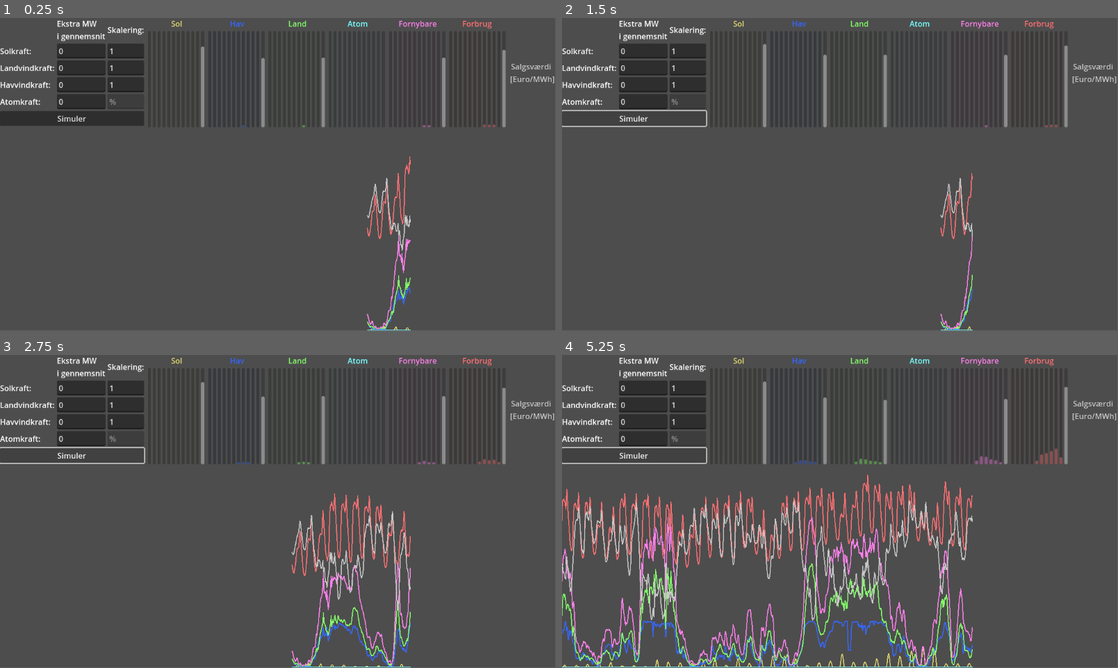
Above: before the commit, frames 1-4 (two rows, left to right).
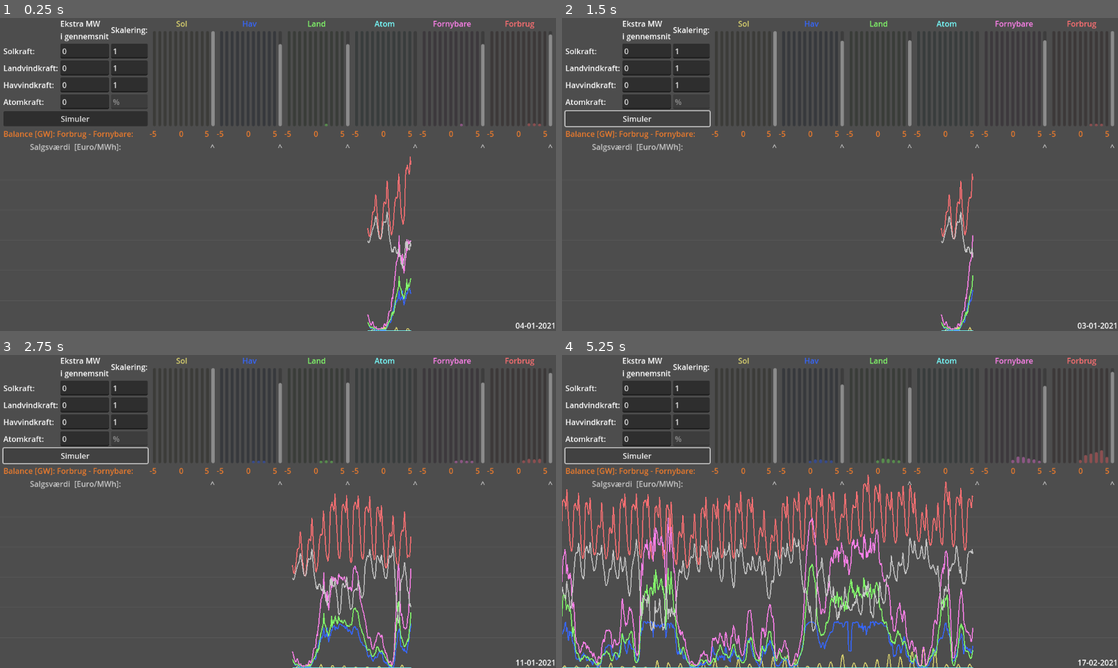
Above: after the commit, the same moments.

Repository: YaLilDuckBoi/energisimulergit
Game: Godot game, scene res://world.tscn
Two runs of this game, one before a commit and one after it. Both use one fixed random seed, a clock stepped at 60 frames per second and the inputs below.
Inputs:
- Up to frame 1 (0.25 s): no input
- Up to frame 2 (1.5 s): click "Simuler" at 0.5 s; click "Simuler" at 1.25 s
- Up to frame 3 (2.75 s): click "Simuler" at 2 s
- Up to frame 4 (5.25 s): no input
In our replay, the window is 799x449 before the commit and 800x450 after it. These sizes can differ from the game's own. Grey fills any space a smaller window leaves; there, only what the larger window draws over its background counts as a difference.

The runs differ from the first frame. In frame 1, 5.4% of the frame differs, in the area x 0-100%, y 0-100%; in frame 2, 5.3%; in frame 3, 7.7%; in frame 4, 15%.

Commit message:
Tooltip giver info om værdi
Alt virker ret godt :)

Diff:
--- a/AtomBars.gd
+++ b/AtomBars.gd
@@ -47,6 +47,7 @@
 		akkumuleretMWh += DataTilAkkumulering
 		akkumuleretSalg += DataTilAkkumulering * World.SimPris[n].y
 		BarSalg.value = akkumuleretSalg / akkumuleretMWh
+		BarSalg.tooltip_text =  "Salgssum: " + String.num(akkumuleretSalg*1e-9,3) + " milliarder Euro\n" + "Produceret: " + String.num(akkumuleretMWh*1e-6,3) + " TWh\n"  + "Gennemsnitssalgsværdi: " + String.num(BarSalg.value,2) + " Euro/MWh\n"
 		DataTilAkkumulering *= 1e-6  # fra MWh Til TWh
 		var Balance : float = (World.SimForbrug[n].y - World.SimFornybar[n].y)
 		if  Balance < -4500.0:
--- a/ForbrugBars.gd
+++ b/ForbrugBars.gd
@@ -47,6 +47,7 @@
 		akkumuleretMWh += DataTilAkkumulering
 		akkumuleretSalg += DataTilAkkumulering * World.SimPris[n].y
 		BarSalg.value = akkumuleretSalg / akkumuleretMWh
+		BarSalg.tooltip_text =  "Salgssum: " + String.num(akkumuleretSalg*1e-9,3) + " milliarder Euro\n" + "Produceret: " + String.num(akkumuleretMWh*1e-6,3) + " TWh\n"  + "Gennemsnitssalgsværdi: " + String.num(BarSalg.value,2) + " Euro/MWh\n"
 		DataTilAkkumulering *= 1e-6  # fra MWh Til TWh
 		var Balance : float = (World.SimForbrug[n].y - World.SimFornybar[n].y)
 		if  Balance < -4500.0:
--- a/FornybareBars.gd
+++ b/FornybareBars.gd
@@ -47,6 +47,7 @@
 		akkumuleretMWh += DataTilAkkumulering
 		akkumuleretSalg += DataTilAkkumulering * World.SimPris[n].y
 		BarSalg.value = akkumuleretSalg / akkumuleretMWh
+		BarSalg.tooltip_text =  "Salgssum: " + String.num(akkumuleretSalg*1e-9,3) + " milliarder Euro\n" + "Produceret: " + String.num(akkumuleretMWh*1e-6,3) + " TWh\n"  + "Gennemsnitssalgsværdi: " + String.num(BarSalg.value,2) + " Euro/MWh\n"
 		DataTilAkkumulering *= 1e-6  # fra MWh Til TWh
 		var Balance : float = (World.SimForbrug[n].y - World.SimFornybar[n].y)
 		if  Balance < -4500.0:
--- a/Gs.gd
+++ b/Gs.gd
@@ -4,8 +4,8 @@
 const effektivHavMW : float = 822.4086
 const effektivLandMW : float = 1013.1
 
-const maxBarTWh = 10.0
-const maxBarPrise = 150.0
+const maxBarTWh = 12.5
+const maxBarPrise = 125.0
 
 
 var EkstraSolMW : float = 0
--- a/HavBars.gd
+++ b/HavBars.gd
@@ -47,6 +47,7 @@
 		akkumuleretMWh += DataTilAkkumulering
 		akkumuleretSalg += DataTilAkkumulering * World.SimPris[n].y
 		BarSalg.value = akkumuleretSalg / akkumuleretMWh
+		BarSalg.tooltip_text =  "Salgssum: " + String.num(akkumuleretSalg*1e-9,3) + " milliarder Euro\n" + "Produceret: " + String.num(akkumuleretMWh*1e-6,3) + " TWh\n"  + "Gennemsnitssalgsværdi: " + String.num(BarSalg.value,2) + " Euro/MWh\n"
 		DataTilAkkumulering *= 1e-6  # fra MWh Til TWh
 		var Balance : float = (World.SimForbrug[n].y - World.SimFornybar[n].y)
 		if  Balance < -4500.0:
--- a/LandBars.gd
+++ b/LandBars.gd
@@ -47,6 +47,7 @@
 		akkumuleretMWh += DataTilAkkumulering
 		akkumuleretSalg += DataTilAkkumulering * World.SimPris[n].y
 		BarSalg.value = akkumuleretSalg / akkumuleretMWh
+		BarSalg.tooltip_text =  "Salgssum: " + String.num(akkumuleretSalg*1e-9,3) + " milliarder Euro\n" + "Produceret: " + String.num(akkumuleretMWh*1e-6,3) + " TWh\n"  + "Gennemsnitssalgsværdi: " + String.num(BarSalg.value,2) + " Euro/MWh\n"
 		DataTilAkkumulering *= 1e-6  # fra MWh Til TWh
 		var Balance : float = (World.SimForbrug[n].y - World.SimFornybar[n].y)
 		if  Balance < -4500.0:
--- a/SolBars.gd
+++ b/SolBars.gd
@@ -47,6 +47,7 @@
 		akkumuleretMWh += DataTilAkkumulering
 		akkumuleretSalg += DataTilAkkumulering * World.SimPris[n].y
 		BarSalg.value = akkumuleretSalg / akkumuleretMWh
+		BarSalg.tooltip_text =  "Salgssum: " + String.num(akkumuleretSalg*1e-9,3) + " milliarder Euro\n" + "Produceret: " + String.num(akkumuleretMWh*1e-6,3) + " TWh\n"  + "Gennemsnitssalgsværdi: " + String.num(BarSalg.value,2) + " Euro/MWh\n"
 		DataTilAkkumulering *= 1e-6  # fra MWh Til TWh
 		var Balance : float = (World.SimForbrug[n].y - World.SimFornybar[n].y)
 		if  Balance < -4500.0:
--- a/project.godot
+++ b/project.godot
@@ -18,3 +18,7 @@
 [autoload]
 
 Gs="*res://Gs.gd"
+
+[display]
+
+window/stretch/mode="viewport"
--- a/world.gd
+++ b/world.gd
@@ -1,7 +1,7 @@
 extends Node2D
 
 const skalerMW = -1.0/16.0
-const skalerPris = -2.0
+const skalerPris = -1.0/16.0 * 25
 
 
 var n: int = 0;
@@ -65,10 +65,10 @@
 			SimPris.append(Vector2(float(n), tmppris))
 			SkaleretSimPris.append(Vector2(float(n), skalerPris  * tmppris))
 			$Pris.points = SkaleretSimPris
+			$CanvasLayer/Dato.text = Gs.Datoer[n]
 
 			n += 1
 	$Camera2D.position.x = min(float(Gs.ProdSol.size()),float(n)+300.0)
-
 
 
 
--- a/world.tscn
+++ b/world.tscn
@@ -22,6 +22,10 @@
 size_flags_horizontal = 3
 size_flags_vertical = 3
 
+[node name="MarginContainer2" type="MarginContainer" parent="CanvasLayer/HBoxContainer"]
+custom_minimum_size = Vector2(3, 0)
+layout_mode = 2
+
 [node name="VBoxContainer" type="VBoxContainer" parent="CanvasLayer/HBoxContainer"]
 layout_mode = 2
 
@@ -32,12 +36,22 @@
 layout_mode = 2
 text = "Simuler"
 
+[node name="Label" type="Label" parent="CanvasLayer/HBoxContainer/VBoxContainer"]
+modulate = Color(0.921569, 0.482353, 0.176471, 1)
+layout_mode = 2
+text = "Balance [GW]: Forbrug - Fornybare:"
+
+[node name="Label7" type="Label" parent="CanvasLayer/HBoxContainer/VBoxContainer"]
+modulate = Color(0.780392, 0.780392, 0.780392, 1)
+layout_mode = 2
+size_flags_vertical = 6
+text = "Salgsværdi  [Euro/MWh]:"
+horizontal_alignment = 1
+vertical_alignment = 1
+
 [node name="HBoxContainer" type="HBoxContainer" parent="CanvasLayer/HBoxContainer"]
 layout_mode = 2
 size_flags_horizontal = 3
-
-[node name="Panel" type="Panel" parent="CanvasLayer/HBoxContainer/HBoxContainer"]
-layout_mode = 2
 
 [node name="SolBars" type="VBoxContainer" parent="CanvasLayer/HBoxContainer/HBoxContainer"]
 layout_mode = 2
@@ -55,6 +69,10 @@
 layout_mode = 2
 size_flags_vertical = 3
 
+[node name="MarginContainer" type="MarginContainer" parent="CanvasLayer/HBoxContainer/HBoxContainer/SolBars/HBoxContainer"]
+custom_minimum_size = Vector2(3, 0)
+layout_mode = 2
+
 [node name="TWhBar" type="ProgressBar" parent="CanvasLayer/HBoxContainer/HBoxContainer/SolBars/HBoxContainer"]
 modulate = Color(0.854902, 0.823529, 0.431373, 1)
 custom_minimum_size = Vector2(6, 0)
@@ -187,8 +205,43 @@
 fill_mode = 3
 show_percentage = false
 
-[node name="Panel" type="Panel" parent="CanvasLayer/HBoxContainer/HBoxContainer/SolBars/HBoxContainer"]
-layout_mode = 2
+[node name="HBoxAxisLbls" type="HBoxContainer" parent="CanvasLayer/HBoxContainer/HBoxContainer/SolBars"]
+layout_mode = 2
+
+[node name="Label2" type="Label" parent="CanvasLayer/HBoxContainer/HBoxContainer/SolBars/HBoxAxisLbls"]
+modulate = Color(0.921569, 0.482353, 0.176471, 1)
+layout_mode = 2
+size_flags_horizontal = 2
+text = "-5"
+
+[node name="MarginContainer2" type="MarginContainer" parent="CanvasLayer/HBoxContainer/HBoxContainer/SolBars/HBoxAxisLbls"]
+custom_minimum_size = Vector2(4, 0)
+layout_mode = 2
+
+[node name="Label3" type="Label" parent="CanvasLayer/HBoxContainer/HBoxContainer/SolBars/HBoxAxisLbls"]
+modulate = Color(0.921569, 0.482353, 0.176471, 1)
+layout_mode = 2
+size_flags_horizontal = 6
+text = "0"
+horizontal_alignment = 1
+
+[node name="Label4" type="Label" parent="CanvasLayer/HBoxContainer/HBoxContainer/SolBars/HBoxAxisLbls"]
+modulate = Color(0.921569, 0.482353, 0.176471, 1)
+layout_mode = 2
+size_flags_horizontal = 10
+text = "5
+"
+horizontal_alignment = 2
+
+[node name="MarginContainer" type="MarginContainer" parent="CanvasLayer/HBoxContainer/HBoxContainer/SolBars/HBoxAxisLbls"]
+custom_minimum_size = Vector2(6, 0)
+layout_mode = 2
+
+[node name="Label2" type="Label" parent="CanvasLayer/HBoxContainer/HBoxContainer/SolBars"]
+modulate = Color(0.780392, 0.780392, 0.780392, 1)
+layout_mode = 2
+text = "^"
+horizontal_alignment = 2
 
 [node name="HavBars" type="VBoxContainer" parent="CanvasLayer/HBoxContainer/HBoxContainer"]
 layout_mode = 2
@@ -206,6 +259,10 @@
 layout_mode = 2
 size_flags_vertical = 3
 
+[node name="MarginContainer" type="MarginContainer" parent="CanvasLayer/HBoxContainer/HBoxContainer/HavBars/HBoxContainer"]
+custom_minimum_size = Vector2(3, 0)
+layout_mode = 2
+
 [node name="TWhBar" type="ProgressBar" parent="CanvasLayer/HBoxContainer/HBoxContainer/HavBars/HBoxContainer"]
 modulate = Color(0.211765, 0.403922, 1, 1)
 custom_minimum_size = Vector2(6, 0)
@@ -338,8 +395,43 @@
 fill_mode = 3
 show_percentage = false
 
-[node name="Panel" type="Panel" parent="CanvasLayer/HBoxContainer/HBoxContainer/HavBars/HBoxContainer"]
-layout_mode = 2
+[node name="HBoxAxisLbls" type="HBoxContainer" parent="CanvasLayer/HBoxContainer/HBoxContainer/HavBars"]
+layout_mode = 2
+
+[node name="Label2" type="Label" parent="CanvasLayer/HBoxContainer/HBoxContainer/HavBars/HBoxAxisLbls"]
+modulate = Color(0.921569, 0.482353, 0.176471, 1)
+layout_mode = 2
+size_flags_horizontal = 2
+text = "-5"
+
+[node name="MarginContainer2" type="MarginContainer" parent="CanvasLayer/HBoxContainer/HBoxContainer/HavBars/HBoxAxisLbls"]
+custom_minimum_size = Vector2(4, 0)
+layout_mode = 2
+
+[node name="Label3" type="Label" parent="CanvasLayer/HBoxContainer/HBoxContainer/HavBars/HBoxAxisLbls"]
+modulate = Color(0.921569, 0.482353, 0.176471, 1)
+layout_mode = 2
+size_flags_horizontal = 6
+text = "0"
+horizontal_alignment = 1
+
+[node name="Label4" type="Label" parent="CanvasLayer/HBoxContainer/HBoxContainer/HavBars/HBoxAxisLbls"]
+modulate = Color(0.921569, 0.482353, 0.176471, 1)
+layout_mode = 2
+size_flags_horizontal = 10
+text = "5
+"
+horizontal_alignment = 2
+
+[node name="MarginContainer" type="MarginContainer" parent="CanvasLayer/HBoxContainer/HBoxContainer/HavBars/HBoxAxisLbls"]
+custom_minimum_size = Vector2(6, 0)
+layout_mode = 2
+
+[node name="Label3" type="Label" parent="CanvasLayer/HBoxContainer/HBoxContainer/HavBars"]
+modulate = Color(0.780392, 0.780392, 0.780392, 1)
+layout_mode = 2
+text = "^"
+horizontal_alignment = 2
 
 [node name="LandBars" type="VBoxContainer" parent="CanvasLayer/HBoxContainer/HBoxContainer"]
 layout_mode = 2
@@ -357,6 +449,10 @@
 layout_mode = 2
 size_flags_vertical = 3
 
+[node name="MarginContainer" type="MarginContainer" parent="CanvasLayer/HBoxContainer/HBoxContainer/LandBars/HBoxContainer"]
+custom_minimum_size = Vector2(3, 0)
+layout_mode = 2
+
 [node name="TWhBar" type="ProgressBar" parent="CanvasLayer/HBoxContainer/HBoxContainer/LandBars/HBoxContainer"]
 modulate = Color(0.517647, 1, 0.419608, 1)
 custom_minimum_size = Vector2(6, 0)
@@ -488,8 +584,43 @@
 fill_mode = 3
 show_percentage = false
 
-[node name="Panel" type="Panel" parent="CanvasLayer/HBoxContainer/HBoxContainer/LandBars/HBoxContainer"]
-layout_mode = 2
+[node name="HBoxAxisLbls" type="HBoxContainer" parent="CanvasLayer/HBoxContainer/HBoxContainer/LandBars"]
+layout_mode = 2
+
+[node name="Label2" type="Label" parent="CanvasLayer/HBoxContainer/HBoxContainer/LandBars/HBoxAxisLbls"]
+modulate = Color(0.921569, 0.482353, 0.176471, 1)
+layout_mode = 2
+size_flags_horizontal = 2
+text = "-5"
+
+[node name="MarginContainer2" type="MarginContainer" parent="CanvasLayer/HBoxContainer/HBoxContainer/LandBars/HBoxAxisLbls"]
+custom_minimum_size = Vector2(4, 0)
+layout_mode = 2
+
+[node name="Label3" type="Label" parent="CanvasLayer/HBoxContainer/HBoxContainer/LandBars/HBoxAxisLbls"]
+modulate = Color(0.921569, 0.482353, 0.176471, 1)
+layout_mode = 2
+size_flags_horizontal = 6
+text = "0"
+horizontal_alignment = 1
+
+[node name="Label4" type="Label" parent="CanvasLayer/HBoxContainer/HBoxContainer/LandBars/HBoxAxisLbls"]
+modulate = Color(0.921569, 0.482353, 0.176471, 1)
+layout_mode = 2
+size_flags_horizontal = 10
+text = "5
+"
+horizontal_alignment = 2
+
+[node name="MarginContainer" type="MarginContainer" parent="CanvasLayer/HBoxContainer/HBoxContainer/LandBars/HBoxAxisLbls"]
+custom_minimum_size = Vector2(6, 0)
+layout_mode = 2
+
+[node name="Label2" type="Label" parent="CanvasLayer/HBoxContainer/HBoxContainer/LandBars"]
+modulate = Color(0.780392, 0.780392, 0.780392, 1)
+layout_mode = 2
+text = "^"
+horizontal_alignment = 2
 
 [node name="AtomBars" type="VBoxContainer" parent="CanvasLayer/HBoxContainer/HBoxContainer"]
 layout_mode = 2
@@ -507,6 +638,10 @@
 layout_mode = 2
 size_flags_vertical = 3
 
+[node name="MarginContainer" type="MarginContainer" parent="CanvasLayer/HBoxContainer/HBoxContainer/AtomBars/HBoxContainer"]
+custom_minimum_size = Vector2(3, 0)
+layout_mode = 2
+
 [node name="TWhBar" type="ProgressBar" parent="CanvasLayer/HBoxContainer/HBoxContainer/AtomBars/HBoxContainer"]
 modulate = Color(0.470588, 1, 1, 1)
 custom_minimum_size = Vector2(6, 0)
@@ -638,8 +773,43 @@
 fill_mode = 3
 show_percentage = false
 
-[node name="Panel" type="Panel" parent="CanvasLayer/HBoxContainer/HBoxContainer/AtomBars/HBoxContainer"]
-layout_mode = 2
+[node name="HBoxAxisLbls" type="HBoxContainer" parent="CanvasLayer/HBoxContainer/HBoxContainer/AtomBars"]
+layout_mode = 2
+
+[node name="Label2" type="Label" parent="CanvasLayer/HBoxContainer/HBoxContainer/AtomBars/HBoxAxisLbls"]
+modulate = Color(0.921569, 0.482353, 0.176471, 1)
+layout_mode = 2
+size_flags_horizontal = 2
+text = "-5"
+
+[node name="MarginContainer2" type="MarginContainer" parent="CanvasLayer/HBoxContainer/HBoxContainer/AtomBars/HBoxAxisLbls"]
+custom_minimum_size = Vector2(4, 0)
+layout_mode = 2
+
+[node name="Label3" type="Label" parent="CanvasLayer/HBoxContainer/HBoxContainer/AtomBars/HBoxAxisLbls"]
+modulate = Color(0.921569, 0.482353, 0.176471, 1)
+layout_mode = 2
+size_flags_horizontal = 6
+text = "0"
+horizontal_alignment = 1
+
+[node name="Label4" type="Label" parent="CanvasLayer/HBoxContainer/HBoxContainer/AtomBars/HBoxAxisLbls"]
+modulate = Color(0.921569, 0.482353, 0.176471, 1)
+layout_mode = 2
+size_flags_horizontal = 10
+text = "5
+"
+horizontal_alignment = 2
+
+[node name="MarginContainer" type="MarginContainer" parent="CanvasLayer/HBoxContainer/HBoxContainer/AtomBars/HBoxAxisLbls"]
+custom_minimum_size = Vector2(6, 0)
+layout_mode = 2
+
+[node name="Label2" type="Label" parent="CanvasLayer/HBoxContainer/HBoxContainer/AtomBars"]
+modulate = Color(0.780392, 0.780392, 0.780392, 1)
+layout_mode = 2
+text = "^"
+horizontal_alignment = 2
 
 [node name="FornybareBars" type="VBoxContainer" parent="CanvasLayer/HBoxContainer/HBoxContainer"]
 layout_mode = 2
@@ -657,6 +827,10 @@
 layout_mode = 2
 size_flags_vertical = 3
 
+[node name="MarginContainer" type="MarginContainer" parent="CanvasLayer/HBoxContainer/HBoxContainer/FornybareBars/HBoxContainer"]
+custom_minimum_size = Vector2(3, 0)
+layout_mode = 2
+
 [node name="TWhBar" type="ProgressBar" parent="CanvasLayer/HBoxContainer/HBoxContainer/FornybareBars/HBoxContainer"]
 modulate = Color(1, 0.505882, 0.92549, 1)
 custom_minimum_size = Vector2(6, 0)
@@ -783,13 +957,49 @@
 layout_mode = 2
 size_flags_horizontal = 6
 size_flags_vertical = 3
-max_value = 120.0
-step = 0.0
-fill_mode = 3
-show_percentage = false
-
-[node name="Panel" type="Panel" parent="CanvasLayer/HBoxContainer/HBoxContainer/FornybareBars/HBoxContainer"]
-layout_mode = 2
+tooltip_text = "34535"
+max_value = 120.0
+step = 0.0
+fill_mode = 3
+show_percentage = false
+
+[node name="HBoxAxisLbls" type="HBoxContainer" parent="CanvasLayer/HBoxContainer/HBoxContainer/FornybareBars"]
+layout_mode = 2
+
+[node name="Label2" type="Label" parent="CanvasLayer/HBoxContainer/HBoxContainer/FornybareBars/HBoxAxisLbls"]
+modulate = Color(0.921569, 0.482353, 0.176471, 1)
+layout_mode = 2
+size_flags_horizontal = 2
+text = "-5"
+
+[node name="MarginContainer2" type="MarginContainer" parent="CanvasLayer/HBoxContainer/HBoxContainer/FornybareBars/HBoxAxisLbls"]
+custom_minimum_size = Vector2(4, 0)
+layout_mode = 2
+
+[node name="Label3" type="Label" parent="CanvasLayer/HBoxContainer/HBoxContainer/FornybareBars/HBoxAxisLbls"]
+modulate = Color(0.921569, 0.482353, 0.176471, 1)
+layout_mode = 2
+size_flags_horizontal = 6
+text = "0"
+horizontal_alignment = 1
+
+[node name="Label4" type="Label" parent="CanvasLayer/HBoxContainer/HBoxContainer/FornybareBars/HBoxAxisLbls"]
+modulate = Color(0.921569, 0.482353, 0.176471, 1)
+layout_mode = 2
+size_flags_horizontal = 10
+text = "5
+"
+horizontal_alignment = 2
+
+[node name="MarginContainer" type="MarginContainer" parent="CanvasLayer/HBoxContainer/HBoxContainer/FornybareBars/HBoxAxisLbls"]
+custom_minimum_size = Vector2(6, 0)
+layout_mode = 2
+
+[node name="Label2" type="Label" parent="CanvasLayer/HBoxContainer/HBoxContainer/FornybareBars"]
+modulate = Color(0.780392, 0.780392, 0.780392, 1)
+layout_mode = 2
+text = "^"
+horizontal_alignment = 2
 
 [node name="ForbrugBars" type="VBoxContainer" parent="CanvasLayer/HBoxContainer/HBoxContainer"]
 layout_mode = 2
@@ -807,6 +1017,10 @@
 layout_mode = 2
 size_flags_vertical = 3
 
+[node name="MarginContainer" type="MarginContainer" parent="CanvasLayer/HBoxContainer/HBoxContainer/ForbrugBars/HBoxContainer"]
+custom_minimum_size = Vector2(3, 0)
+layout_mode = 2
+
 [node name="TWhBar" type="ProgressBar" parent="CanvasLayer/HBoxContainer/HBoxContainer/ForbrugBars/HBoxContainer"]
 modulate = Color(1, 0.439216, 0.45098, 1)
 custom_minimum_size = Vector2(6, 0)
@@ -938,7 +1152,46 @@
 fill_mode = 3
 show_percentage = false
 
+[node name="HBoxAxisLbls" type="HBoxContainer" parent="CanvasLayer/HBoxContainer/HBoxContainer/ForbrugBars"]
+layout_mode = 2
+
+[node name="Label2" type="Label" parent="CanvasLayer/HBoxContainer/HBoxContainer/ForbrugBars/HBoxAxisLbls"]
+modulate = Color(0.921569, 0.482353, 0.176471, 1)
+layout_mode = 2
+size_flags_horizontal = 2
+text = "-5"
+
+[node name="MarginContainer2" type="MarginContainer" parent="CanvasLayer/HBoxContainer/HBoxContainer/ForbrugBars/HBoxAxisLbls"]
+custom_minimum_size = Vector2(4, 0)
+layout_mode = 2
+
+[node name="Label3" type="Label" parent="CanvasLayer/HBoxContainer/HBoxContainer/ForbrugBars/HBoxAxisLbls"]
+modulate = Color(0.921569, 0.482353, 0.176471, 1)
+layout_mode = 2
+size_flags_horizontal = 6
+text = "0"
+horizontal_alignment = 1
+
+[node name="Label4" type="Label" parent="CanvasLayer/HBoxContainer/HBoxContainer/ForbrugBars/HBoxAxisLbls"]
+modulate = Color(0.921569, 0.482353, 0.176471, 1)
+layout_mode = 2
+size_flags_horizontal = 10
+text = "5
+"
+horizontal_alignment = 2
+
+[node name="MarginContainer" type="MarginContainer" parent="CanvasLayer/HBoxContainer/HBoxContainer/ForbrugBars/HBoxAxisLbls"]
+custom_minimum_size = Vector2(6, 0)
+layout_mode = 2
+
+[node name="Label2" type="Label" parent="CanvasLayer/HBoxContainer/HBoxContainer/ForbrugBars"]
+modulate = Color(0.780392, 0.780392, 0.780392, 1)
+layout_mode = 2
+text = "^"
+horizontal_alignment = 2
+
 [node name="InfoOmBars" type="VBoxContainer" parent="CanvasLayer/HBoxContainer/HBoxContainer"]
+visible = false
 layout_mode = 2
 size_flags_horizontal = 3
 
@@ -950,6 +1203,22 @@
  [Euro/MWh]"
 horizontal_alignment = 1
 vertical_alignment = 1
+
+[node name="MarginContainer" type="MarginContainer" parent="CanvasLayer/HBoxContainer"]
+custom_minimum_size = Vector2(3, 0)
+layout_mode = 2
+
+[node name="Dato" type="Label" parent="CanvasLayer"]
+anchors_preset = 3
+anchor_left = 1.0
+anchor_top = 1.0
+anchor_right = 1.0
+anchor_bottom = 1.0
+offset_left = -40.0
+offset_top = -23.0
+grow_horizontal = 0
+grow_vertical = 0
+text = "Dato"
 
 [node name="Sol" type="Line2D" parent="."]
 width = 2.0
@@ -996,4 +1265,29 @@
 [node name="Camera2D" type="Camera2D" parent="."]
 offset = Vector2(-576, -324)
 
+[node name="Line1GW" type="Line2D" parent="."]
+points = PackedVector2Array(-1000, -62.5, 10000, -62.5)
+width = 1.0
+default_color = Color(1, 1, 1, 0.0823529)
+
+[node name="Line2GW" type="Line2D" parent="."]
+points = PackedVector2Array(-1000, -125, 10000, -125)
+width = 1.0
+default_color = Color(1, 1, 1, 0.0823529)
+
+[node name="Line3GW" type="Line2D" parent="."]
+points = PackedVector2Array(-1000, -187.5, 10000, -187.5)
+width = 1.0
+default_color = Color(1, 1, 1, 0.0823529)
+
+[node name="Line4GW" type="Line2D" parent="."]
+points = PackedVector2Array(-1000, -250, 10000, -250)
+width = 1.0
+default_color = Color(1, 1, 1, 0.0823529)
+
+[node name="Line5GW" type="Line2D" parent="."]
+points = PackedVector2Array(-1000, -312.5, 10000, -312.5)
+width = 1.0
+default_color = Color(1, 1, 1, 0.0823529)
+
 [connection signal="pressed" from="CanvasLayer/HBoxContainer/VBoxContainer/Simuler" to="." method="_on_simuler_pressed"]
